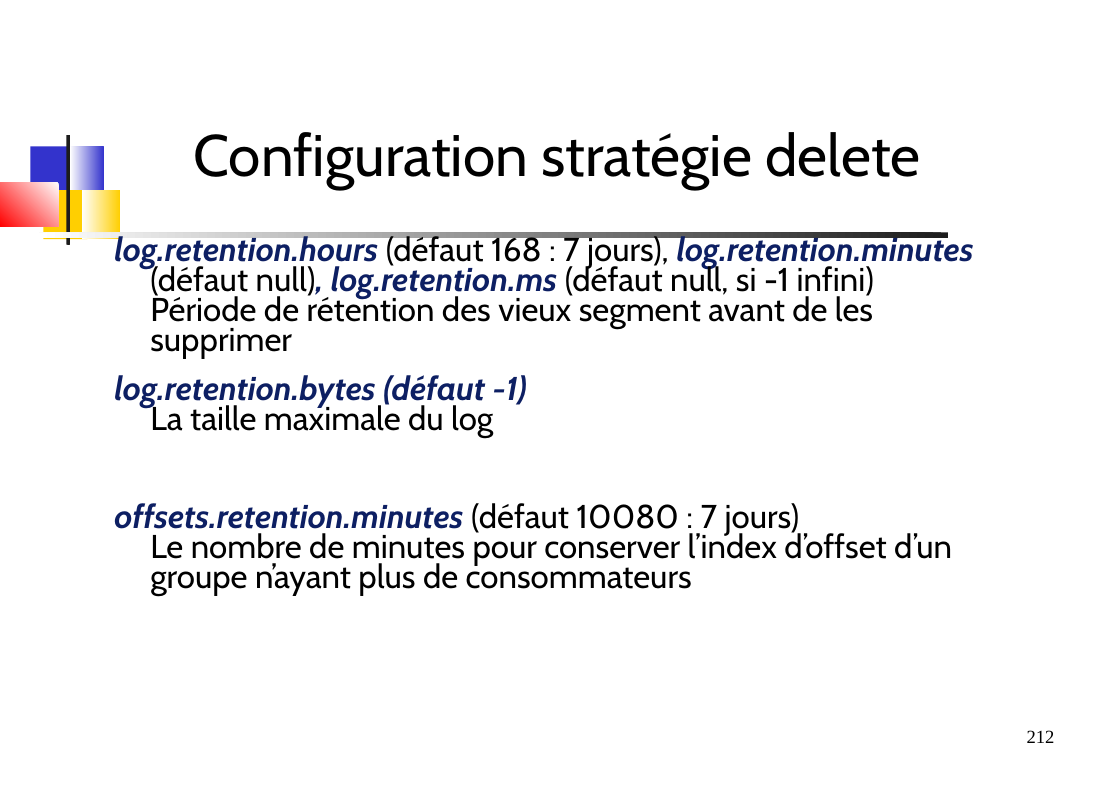
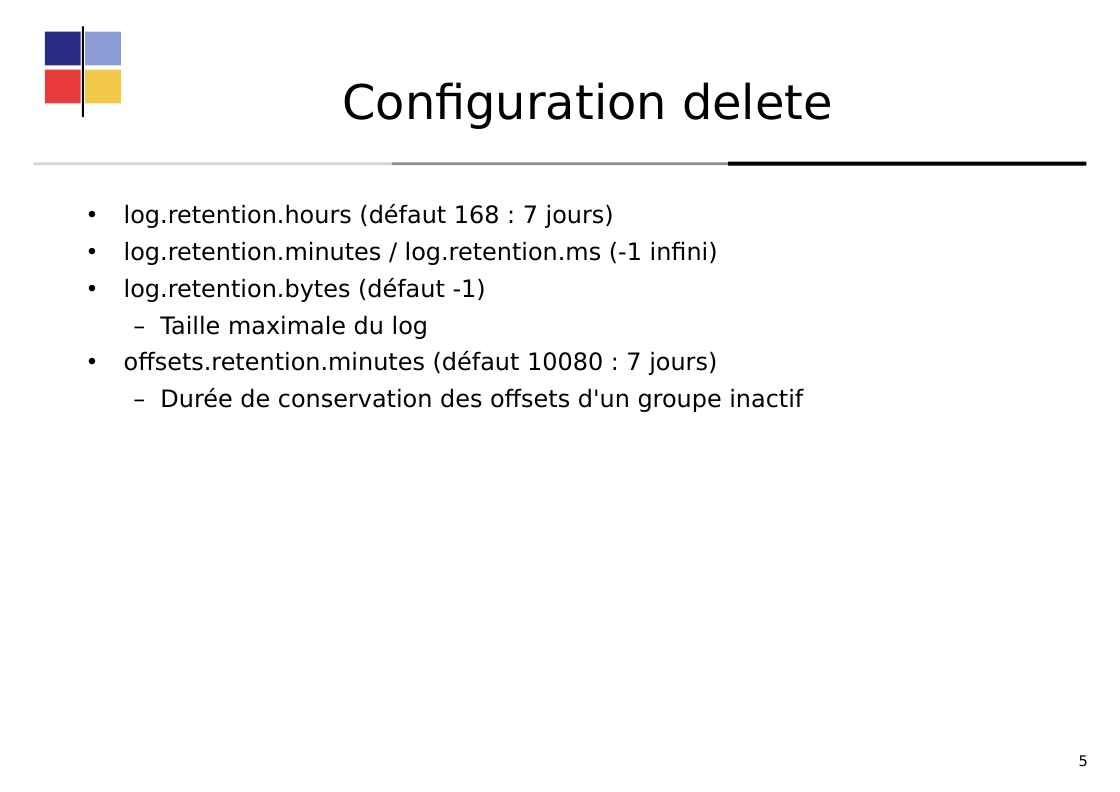
Before and after one commit to dthibau/kafka, a slide deck: slide 201 of KafkaAdmin.odp (slide 212 before the commit). Drawn at 1120x792 pixels with LibreOffice and Linux fonts; fonts in the diff are those of the drawing. Boxes give left, top, right and bottom in pixels: in the first picture for what was removed or moved away, otherwise in the second. Text is boxed around its words. In the diff, an @@ line names an element or a change of style, - is before the commit and + after.

```diff
--- a/KafkaAdmin.odp
+++ b/KafkaAdmin.odp
@@ line added from (82, 27) to (83, 117), #000000 1.5 pt @@
@@ rectangle added at (x1=45, y1=32, x2=80, y2=65), fill #2A2D86 @@
@@ rectangle added at (x1=85, y1=32, x2=121, y2=65), fill #8E9DD8 @@
@@ rectangle added at (x1=45, y1=70, x2=80, y2=103), fill #E83C3C @@
@@ rectangle added at (x1=85, y1=70, x2=121, y2=103), fill #F2C84B @@
@@ text at (x1=342, y1=82, x2=833, y2=129): text changed; size 44 to 36 pt; font Cabin to DejaVu Sans @@
-Configuration stratégie delete
+Configuration delete
@@ line added from (34, 164) to (392, 164), #D4D4D4 2.01 pt @@
@@ line added from (392, 164) to (728, 164), #8C8C8C 2.01 pt @@
@@ line added from (728, 164) to (1086, 164), #000000 3 pt @@
@@ text at (x1=124, y1=204, x2=803, y2=412): text changed; size 24.8 to 18 pt; font Cabin to DejaVu Sans @@
-log.retention.hours (défaut 168 : 7 jours), log.retention.minutes (défaut null), log.retention.ms (défaut null, si -1 infini)
-Période de rétention des vieux segment avant de les supprimer
-log.retention.bytes (défaut -1)
-La taille maximale du log
-offsets.retention.minutes (défaut 10080 : 7 jours)
-Le nombre de minutes pour conserver l’index d’offset d’un groupe n’ayant plus de consommateurs
+• log.retention.hours (défaut 168 : 7 jours)
+• log.retention.minutes / log.retention.ms (-1 infini)
+• log.retention.bytes (défaut -1)
+– Taille maximale du log
+• offsets.retention.minutes (défaut 10080 : 7 jours)
+– Durée de conservation des offsets d'un groupe inactif
@@ group removed at (x1=0, y1=135, x2=949, y2=245): 5 freeform shapes, 2 rounded rectangles @@
@@ page number removed at (x1=1027, y1=730, x2=1055, y2=743) @@
-212
@@ text added at (x1=1079, y1=755, x2=1088, y2=767), 11 pt, text #000000 @@
+5
```
Also in this commit, not shown: 55 other slides changed, 98 slides added, 73 slides removed, 23 other files.
